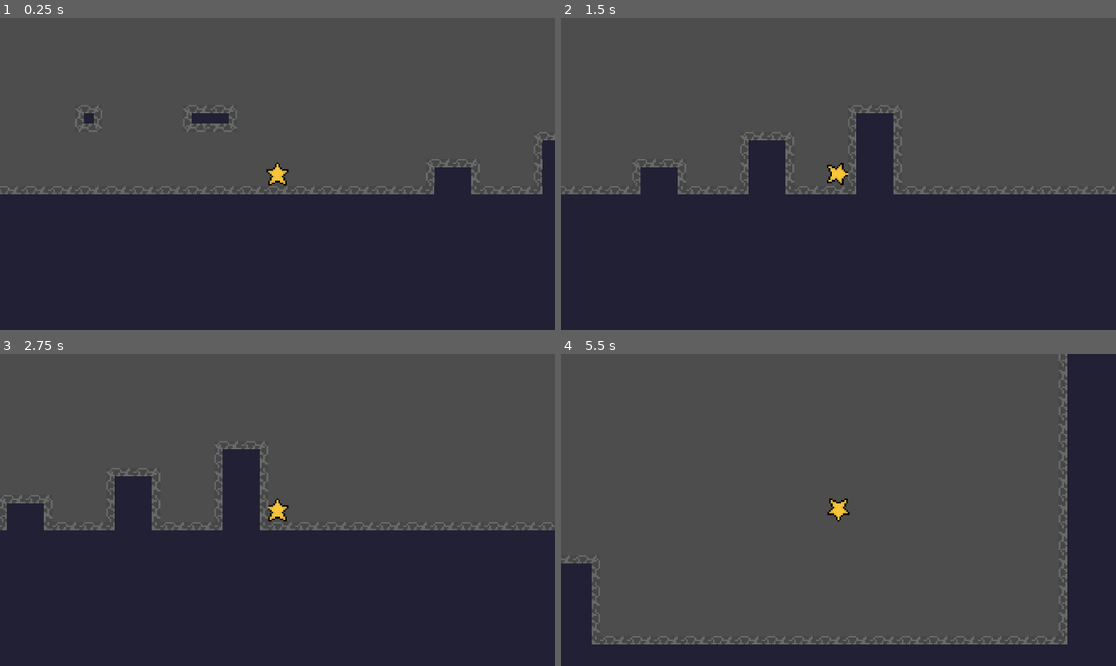
Above: before the commit, frames 1-4 (two rows, left to right).
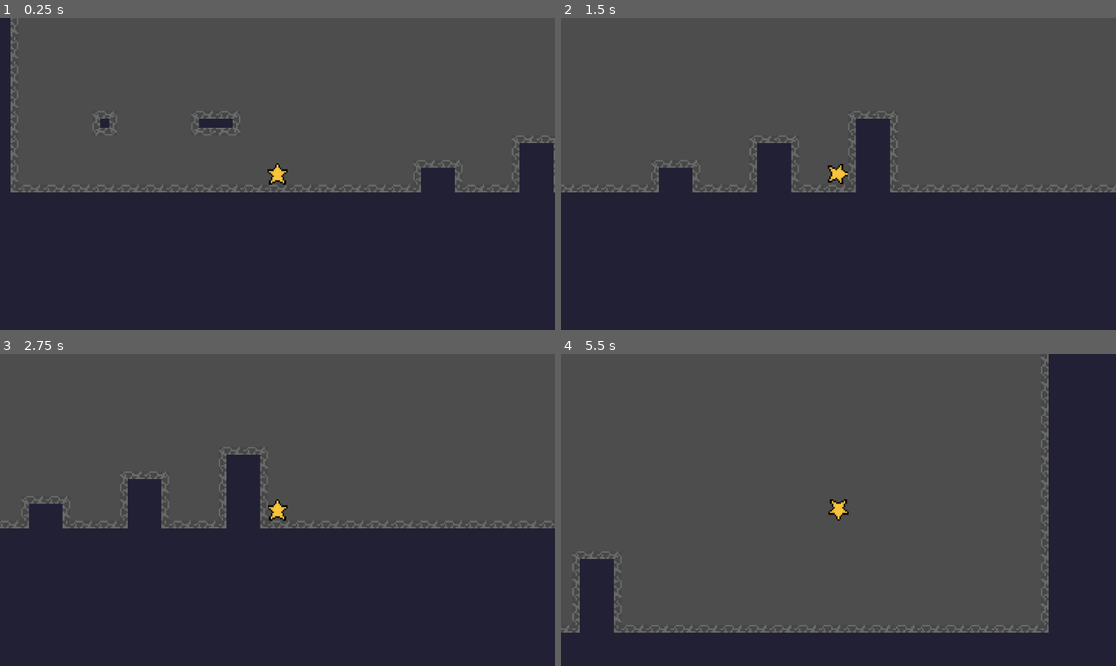
Above: after the commit, the same moments.

Repository: zackpoutziouris/2d_platformer_star
Game: Godot game, scene res://scenes/world1-sandbox.tscn
Same seed, same stepped clock (60 frames per second), same inputs: the game is played once before the commit and once after it.
Inputs:
- Up to frame 1 (0.25 s): no input
- Up to frame 2 (1.5 s): tap Enter at 0.5 s; hold D (move_right) from 0.53 s (still down); tap Space (jump) at 0.6, 0.77, 1.07, 1.35 s
- Up to frame 3 (2.75 s): tap Space (jump) at 1.52, 1.82, 2.1 s; release D (move_right) at 2.03 s; hold A (move_left) from 2.03 s (still down)
- Up to frame 4 (5.5 s): tap Space (jump) at 2.75, 2.85, 3.02, 3.32, 3.6, 3.77, 4.07, 4.35, 4.52, 4.82, 5.1 s; release A (move_left) at 2.78 s; hold D (move_right) 2.78-4.28 s; hold A (move_left) 4.28-5.03 s; hold D (move_right) from 5.03 s (still down)

The runs differ from the first frame. In frame 1, 4.9% of the frame differs, in the area x 0-100%, y 0-57%; in frame 2, 3.2%; in frame 3, 3.5%; in frame 4, 9.3%, in the area x 0-92%, y 0-94%.

Commit message:
added jump and fall animation and logic

Diff:
--- a/star/scenes/player.tscn
+++ b/star/scenes/player.tscn
@@ -4,7 +4,7 @@
 [ext_resource type="Texture2D" uid="uid://cmibncu5ca0t5" path="res://assets/Sprite-0004-Sheet.png" id="2_g2els"]
 
 [sub_resource type="RectangleShape2D" id="RectangleShape2D_qhqgy"]
-size = Vector2(11, 14)
+size = Vector2(12.5, 14)
 
 [sub_resource type="Animation" id="Animation_g2els"]
 length = 0.001
@@ -19,6 +19,22 @@
 "transitions": PackedFloat32Array(1),
 "update": 0,
 "values": [Rect2(0, 2, 13, 16)]
+}
+
+[sub_resource type="Animation" id="Animation_tuyoq"]
+resource_name = "fall"
+step = 0.25
+tracks/0/type = "value"
+tracks/0/imported = false
+tracks/0/enabled = true
+tracks/0/path = NodePath("Sprite2D:region_rect")
+tracks/0/interp = 0
+tracks/0/loop_wrap = true
+tracks/0/keys = {
+"times": PackedFloat32Array(0),
+"transitions": PackedFloat32Array(1),
+"update": 0,
+"values": [Rect2(0, 49, 13, 15)]
 }
 
 [sub_resource type="Animation" id="Animation_qhqgy"]
@@ -36,6 +52,22 @@
 "transitions": PackedFloat32Array(1, 1),
 "update": 0,
 "values": [Rect2(0, 18, 13, 14), Rect2(16, 19, 13, 13)]
+}
+
+[sub_resource type="Animation" id="Animation_qlg0r"]
+resource_name = "jump"
+step = 0.25
+tracks/0/type = "value"
+tracks/0/imported = false
+tracks/0/enabled = true
+tracks/0/path = NodePath("Sprite2D:region_rect")
+tracks/0/interp = 0
+tracks/0/loop_wrap = true
+tracks/0/keys = {
+"times": PackedFloat32Array(0),
+"transitions": PackedFloat32Array(1),
+"update": 0,
+"values": [Rect2(0, 35, 13, 13)]
 }
 
 [sub_resource type="Animation" id="Animation_dqkch"]
@@ -59,7 +91,9 @@
 [sub_resource type="AnimationLibrary" id="AnimationLibrary_qlg0r"]
 _data = {
 &"RESET": SubResource("Animation_g2els"),
+&"fall": SubResource("Animation_tuyoq"),
 &"idle": SubResource("Animation_qhqgy"),
+&"jump": SubResource("Animation_qlg0r"),
 &"walk": SubResource("Animation_dqkch")
 }
 
@@ -70,7 +104,7 @@
 shape = SubResource("RectangleShape2D_qhqgy")
 
 [node name="Camera2D" type="Camera2D" parent="." unique_id=1611647242]
-zoom = Vector2(3.5, 3.5)
+zoom = Vector2(3.2, 3.2)
 
 [node name="AnimationHandle" type="Node2D" parent="." unique_id=291551407]
 
--- a/star/scripts/player.gd
+++ b/star/scripts/player.gd
@@ -47,8 +47,15 @@
 	if direction != 0.0:
 		animation_handle.scale.x = -1.0 if direction < 0.0 else 1.0
 
-	# Play walk only while actually moving horizontally.
+	# Moving horizontally: always play walk, even in the air.
 	if absf(velocity.x) > 0.0:
 		animation_player.play("walk")
+	# Not moving horizontally and airborne: jump or fall.
+	elif not is_on_floor():
+		if velocity.y < 0.0:
+			animation_player.play("jump")
+		else:
+			animation_player.play("fall")
+	# Not moving horizontally and grounded.
 	else:
 		animation_player.play("idle")
Binary file changed: star/assets/Sprite-0004-Sheet.png
Not shown, changed: assets/star/Sprite-0004-Sheet.png
Not shown, changed: assets/star/Sprite-0004.aseprite
